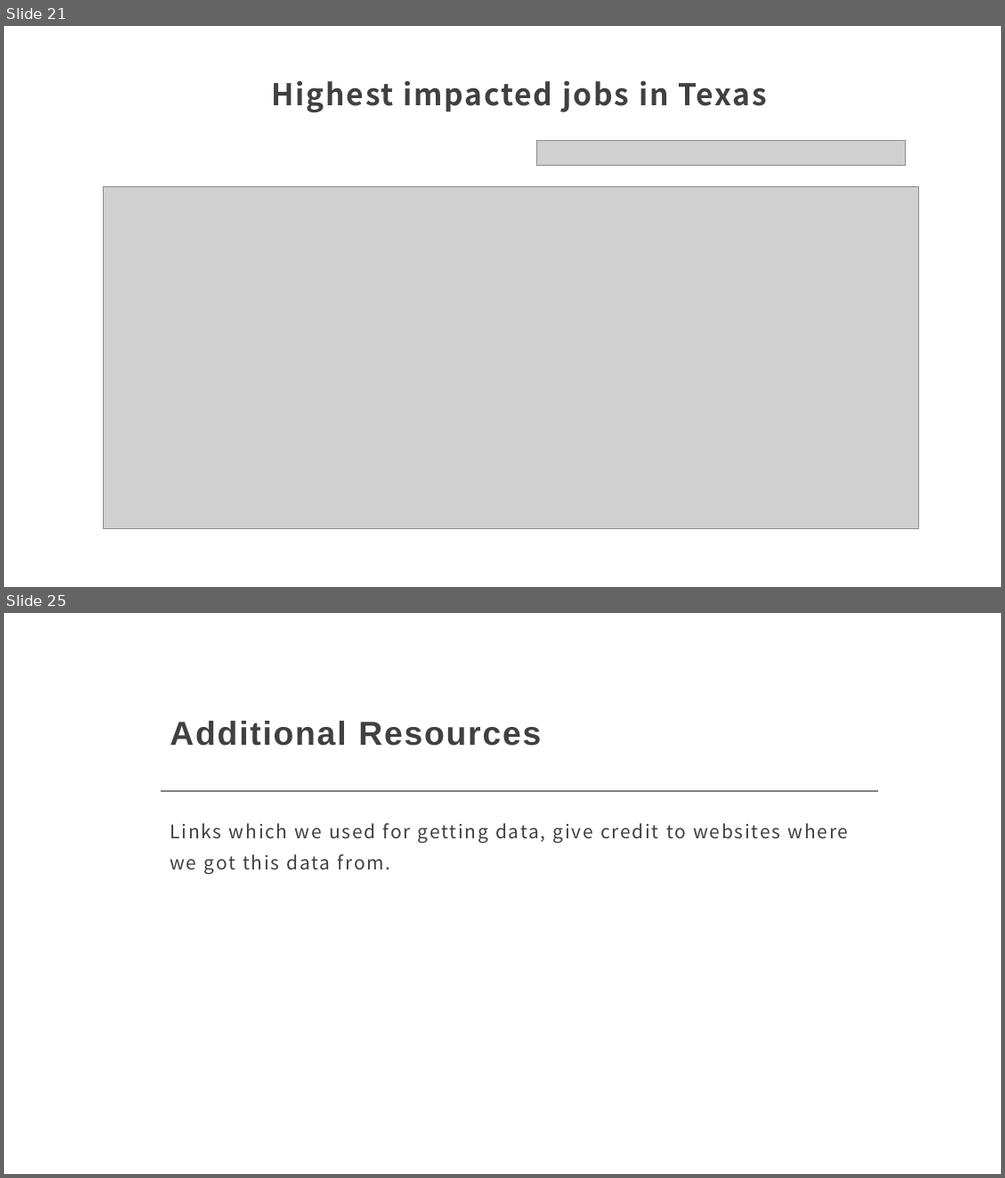
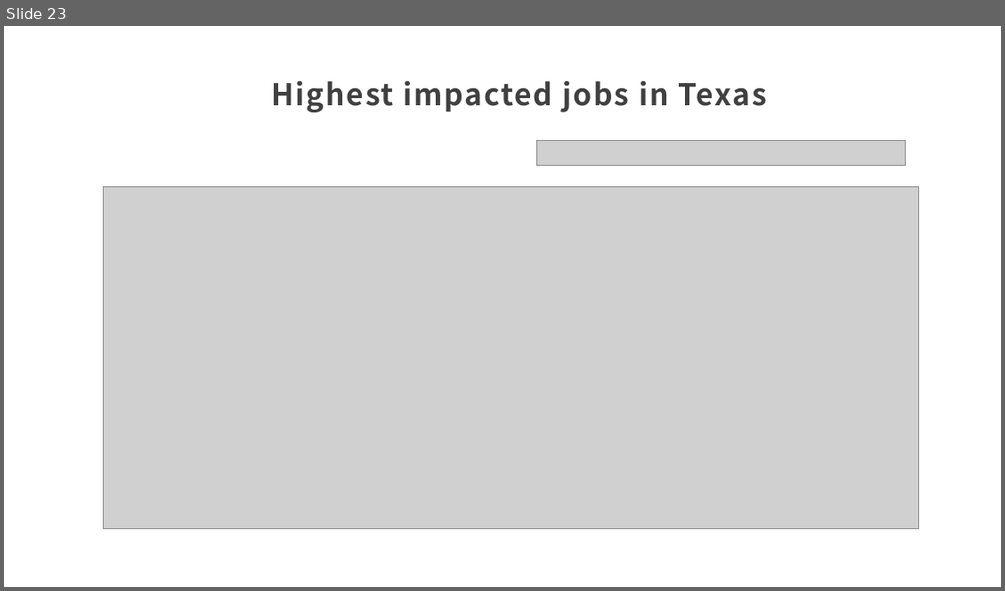
Before and after one commit to vinaya-kusuma/Project1, a slide deck: Project1.pptx. Shown one above the other, each under a label of ours: slides 21 and 25 before the commit, slide 23 after it; the slides between them are not shown. The pictures are 1005x1178 and 1005x591 pixels, drawn with LibreOffice and Linux fonts; fonts in the diff are those of the drawing; grey boxes stand for pictures. Boxes give left, top, right and bottom in pixels: in the first picture for what was removed or moved away, otherwise in the second. Text is boxed around its words. In the diff, an @@ line names an element or a change of style, - is before the commit and + after.

```diff
--- a/Project1.pptx
+++ b/Project1.pptx
@@ slide 25 removed at (4, 613, 1001, 1174), background #FFFFFF @@
@@ title removed at (170, 721, 541, 746) @@
-Additional Resources
@@ line removed from (161, 791) to (878, 791) @@
@@ text removed at (170, 823, 849, 874) @@
-Links which we used for getting data, give credit to websites where we got this data from.
@@ what was slide 21 is now slide 23 @@
```
Also in this commit, not shown: 5 slides changed, 5 slides added, 4 other slides removed.
